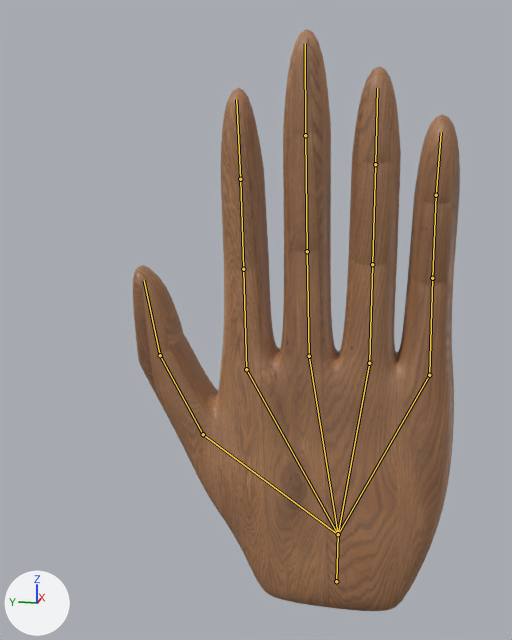
Renders of the Blender file HandModel_next.blend from each side of a commit.
Rendered twice from a 50 mm lens placed at (-5.62, -0.64, 1.42), pointed at (0.06, 0.5, 0.0). The axes (+X, +Y, +Z) are drawn at lower left. The lights are the same throughout. The picture after the commit comes second. The bones that bend it are drawn over the model as lines.
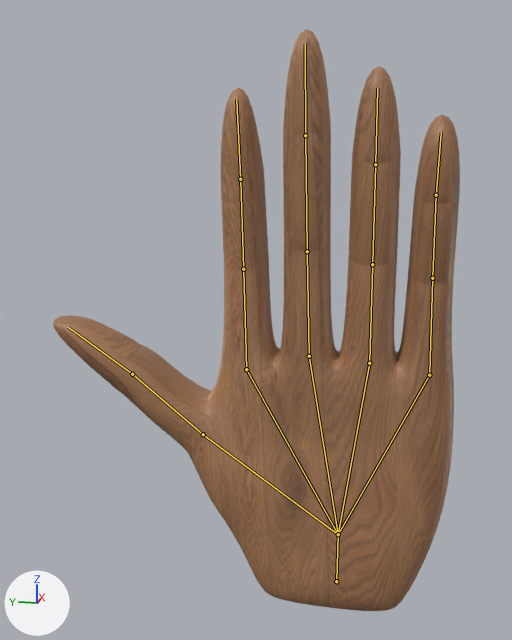
The newer file adds an action. The first version stands in its rest pose; the second is drawn at frame 24 of the action 'Idle'.

The change in detail:
Bone 'Bone.018' (bone_bone_018) turns from (0, 0, 0) to (-22, 3, -1) degrees about its own x, y and z.

What differs and where, as boxes (x1, y1, x2, y2) in the pictures (512 x 640 px):
'Cube', posed (24% wider): before (133, 29, 460, 611); after (53, 29, 460, 611)
bone 'Bone.018', root to tip: before (203, 434) to (160, 355); after (203, 434) to (132, 374)
